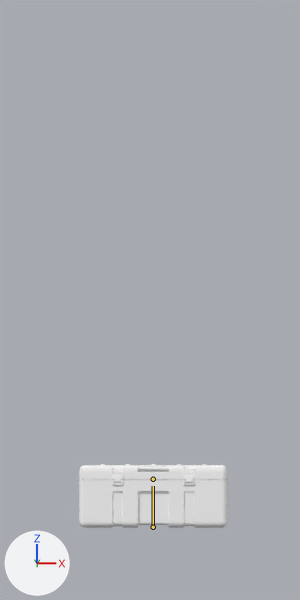
An edit to the Blender file Assets/Arts/Model/Crade/Chest Box/Chestbox/ChestBox 2.blend, drawn before and after from the same camera.
Rendered twice from the file's camera 'Camera'. Arrows for +X, +Y and +Z are at lower left; the lights stay in place. The bones that bend it are drawn over the model as lines.

Names of what the first picture shows: 'ChestBox'.
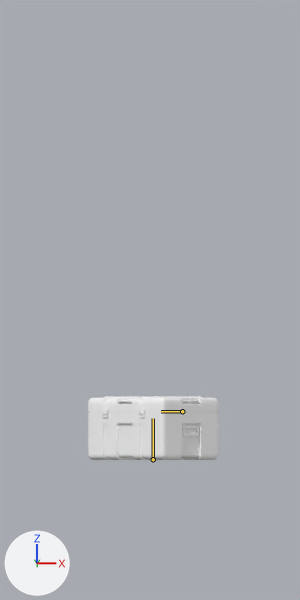
The newer file adds an action. The first version stands in its rest pose; the second is drawn at frame 60 of the action 'Crade Animation Unlock'.

Boxes (x1, y1, x2, y2) around the edits, measured in the pictures (300 x 600 px):
'ChestBox', posed (12% narrower): before (79, 464, 228, 528); after (88, 396, 219, 460)
bone 'root', root to tip: before (153, 527) to (153, 486); after (153, 459) to (153, 418)

What the commit changed:
Bone 'root' (bone_root) moves from (0.0, 0.0, 0.0) to (0.0, 0.8, 0.0).
Bone 'root' (bone_root) turns from (0, 0, 0) to (0, 670, 0) degrees about its own x, y and z.
Bone 'root' (bone_root) is rescaled from (1.0, 1.0, 1.0) to (1.0, 1.0, 0.8).
